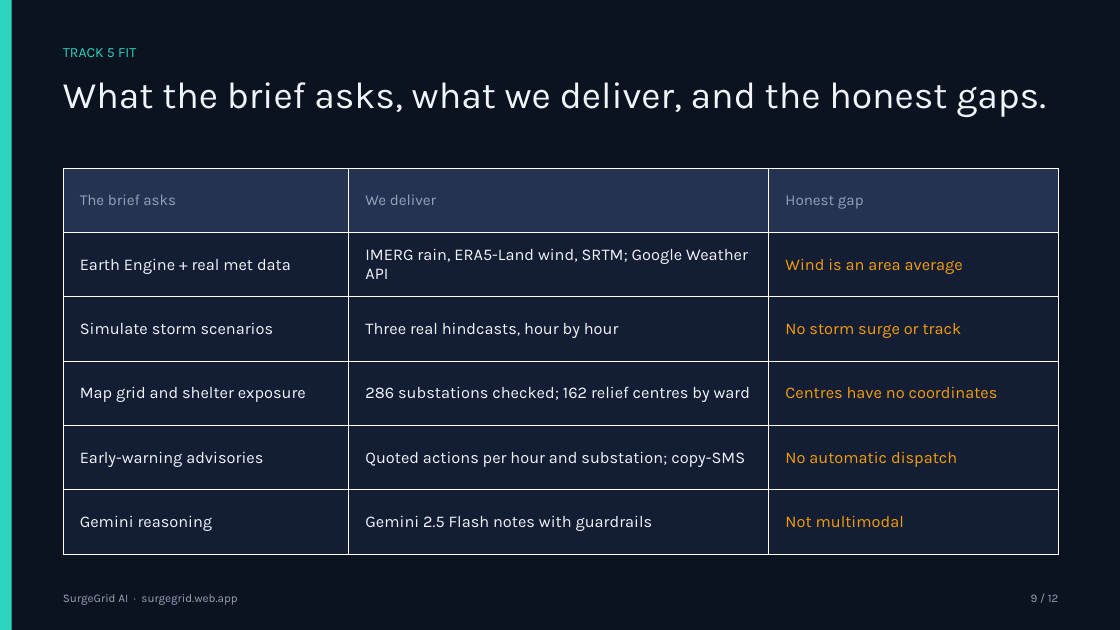
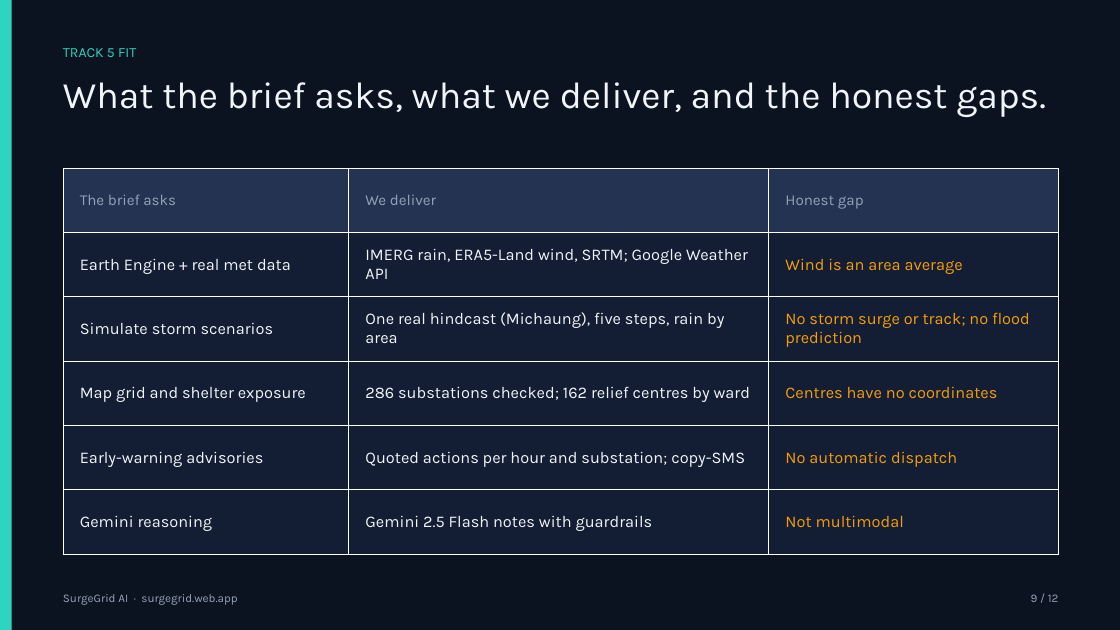
Before and after one commit to rsiva2294/surgegrid-ai, a slide deck: slide 9 of docs/SurgeGrid_AI_Deck.pptx. Drawn at 1120x630 pixels with LibreOffice and Linux fonts; fonts in the diff are those of the drawing. Boxes give left, top, right and bottom in pixels: in the first picture for what was removed or moved away, otherwise in the second. Text is boxed around its words. In the diff, an @@ line names an element or a change of style, - is before the commit and + after.

```diff
--- a/docs/SurgeGrid_AI_Deck.pptx
+++ b/docs/SurgeGrid_AI_Deck.pptx
@@ table at [63,168,1059,555] @@
-row 3, column 2: Three real hindcasts, hour by hour
+row 3, column 2: One real hindcast (Michaung), five steps, rain by area
-row 3, column 3: No storm surge or track
+row 3, column 3: No storm surge or track; no flood prediction
```
Also in this commit, not shown: 4 other slides changed, 11 other files.
